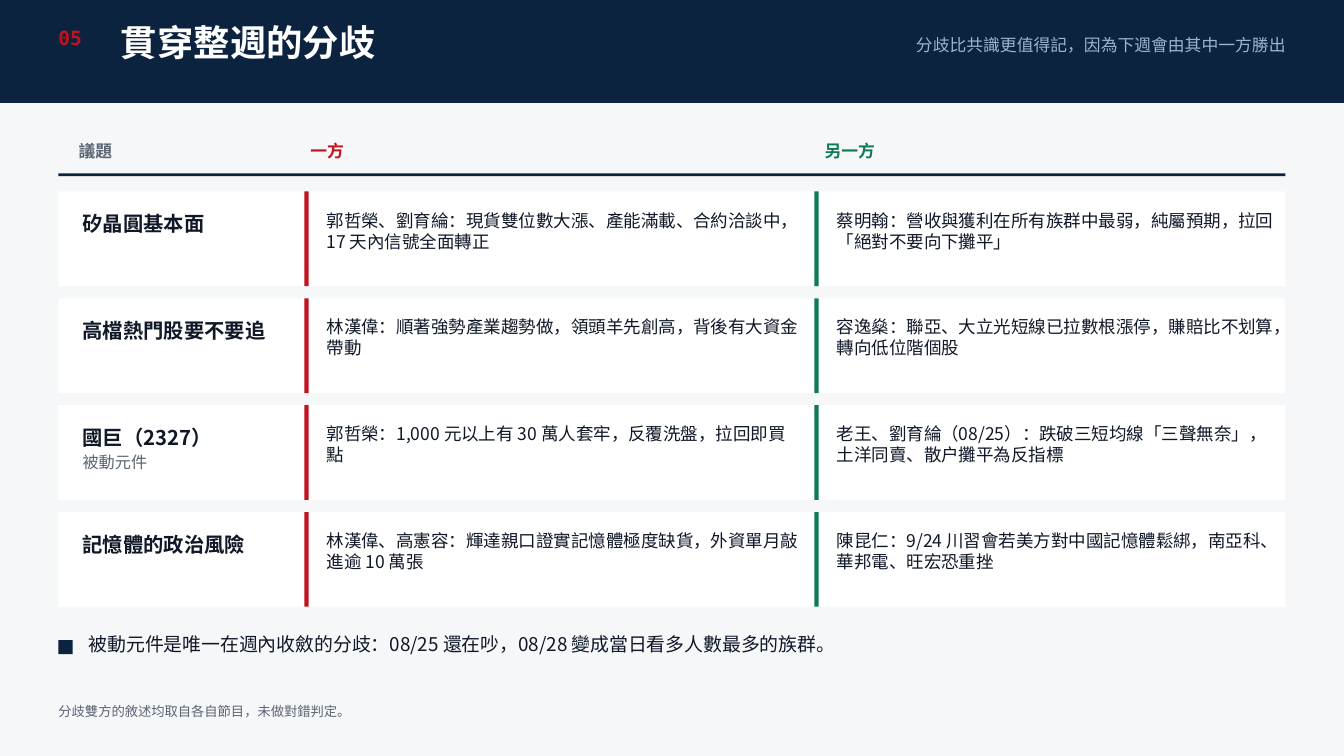
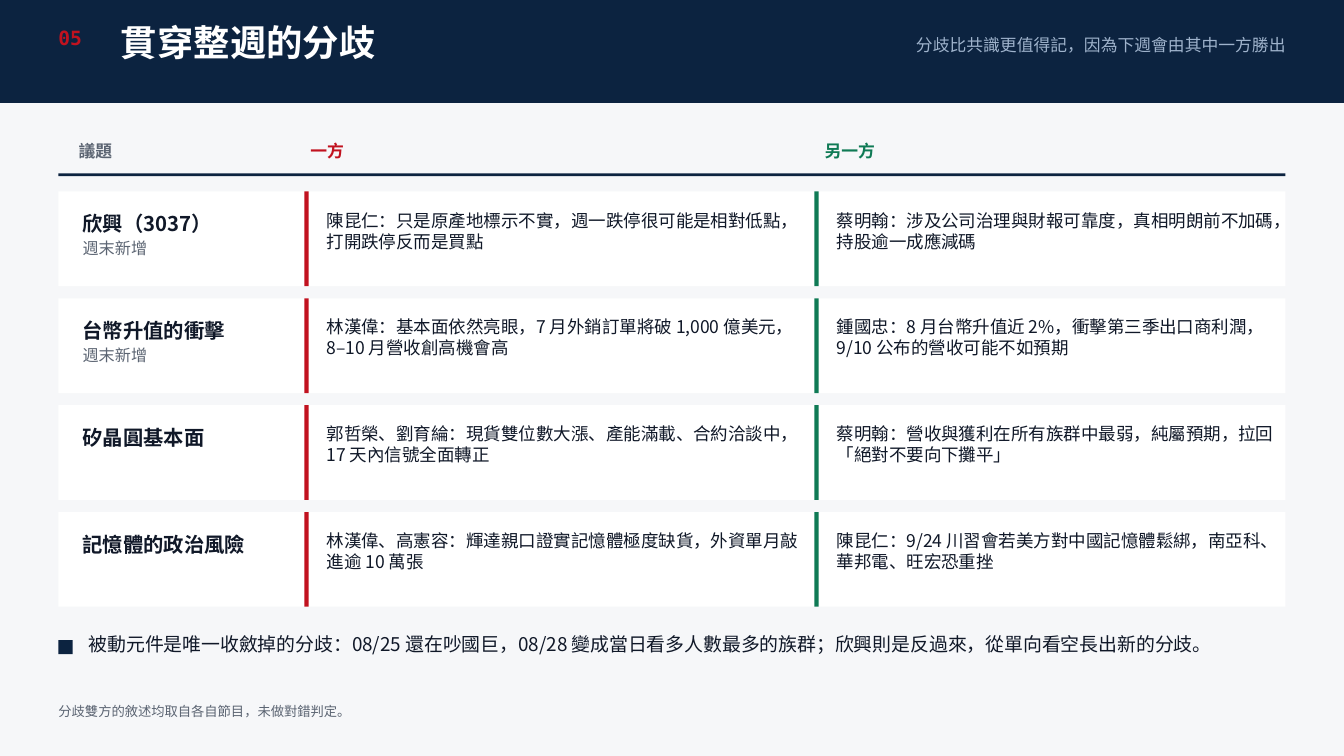
Before and after one commit to ycy1997alex/ycy1997alex-oss-projects, a slide deck: slide 6 of iThome-2026-Ironman/Day16_20260830/Stock_Weekly_Review_20260824-0828.pptx. Drawn at 1344x756 pixels with LibreOffice and Linux fonts; fonts in the diff are those of the drawing. Boxes give left, top, right and bottom in pixels: in the first picture for what was removed or moved away, otherwise in the second. Text is boxed around its words. In the diff, an @@ line names an element or a change of style, - is before the commit and + after.

```diff
--- a/iThome-2026-Ironman/Day16_20260830/Stock_Weekly_Review_20260824-0828.pptx
+++ b/iThome-2026-Ironman/Day16_20260830/Stock_Weekly_Review_20260824-0828.pptx
@@ text at box(83, 213, 212, 256): text changed @@
-矽晶圓基本面
+欣興（3037）
+週末新增
@@ text at box(327, 212, 799, 250): text changed @@
-郭哲榮、劉育綸：現貨雙位數大漲、產能滿載、合約洽談中，17 天內信號全面轉正
+陳昆仁：只是原產地標示不實，週一跌停很可能是相對低點，打開跌停反而是買點
@@ text at box(837, 212, 1291, 250): text changed @@
-蔡明翰：營收與獲利在所有族群中最弱，純屬預期，拉回「絕對不要向下攤平」
+蔡明翰：涉及公司治理與財報可靠度，真相明朗前不加碼，持股逾一成應減碼
@@ text at box(83, 320, 225, 363): text changed @@
-高檔熱門股要不要追
+台幣升值的衝擊
+週末新增
@@ text at box(327, 318, 794, 356): text changed @@
-林漢偉：順著強勢產業趨勢做，領頭羊先創高，背後有大資金帶動
+林漢偉：基本面依然亮眼，7 月外銷訂單將破 1,000 億美元，8–10 月營收創高機會高
@@ text at box(837, 318, 1264, 357): text changed @@
-容逸燊：聯亞、大立光短線已拉數根漲停，賺賠比不划算，轉向低位階個股
+鍾國忠：8 月台幣升值近 2%，衝擊第三季出口商利潤，9/10 公布的營收可能不如預期
@@ text at box(83, 427, 205, 447): text changed @@
-國巨（2327）
-被動元件
+矽晶圓基本面
@@ text at box(327, 425, 799, 463): text changed @@
-郭哲榮：1,000 元以上有 30 萬人套牢，反覆洗盤，拉回即買點
+郭哲榮、劉育綸：現貨雙位數大漲、產能滿載、合約洽談中，17 天內信號全面轉正
@@ text at box(837, 425, 1274, 463): text changed @@
-老王、劉育綸（08/25）：跌破三短均線「三聲無奈」，土洋同賣、散戶攤平為反指標
+蔡明翰：營收與獲利在所有族群中最弱，純屬預期，拉回「絕對不要向下攤平」
@@ text at box(89, 635, 1212, 655): text changed @@
-被動元件是唯一在週內收斂的分歧：08/25 還在吵，08/28 變成當日看多人數最多的族群。
+被動元件是唯一收斂掉的分歧：08/25 還在吵國巨，08/28 變成當日看多人數最多的族群；欣興則是反過來，從單向看空長出新的分歧。
```
Also in this commit, not shown: 8 other slides changed, 1 other file.
